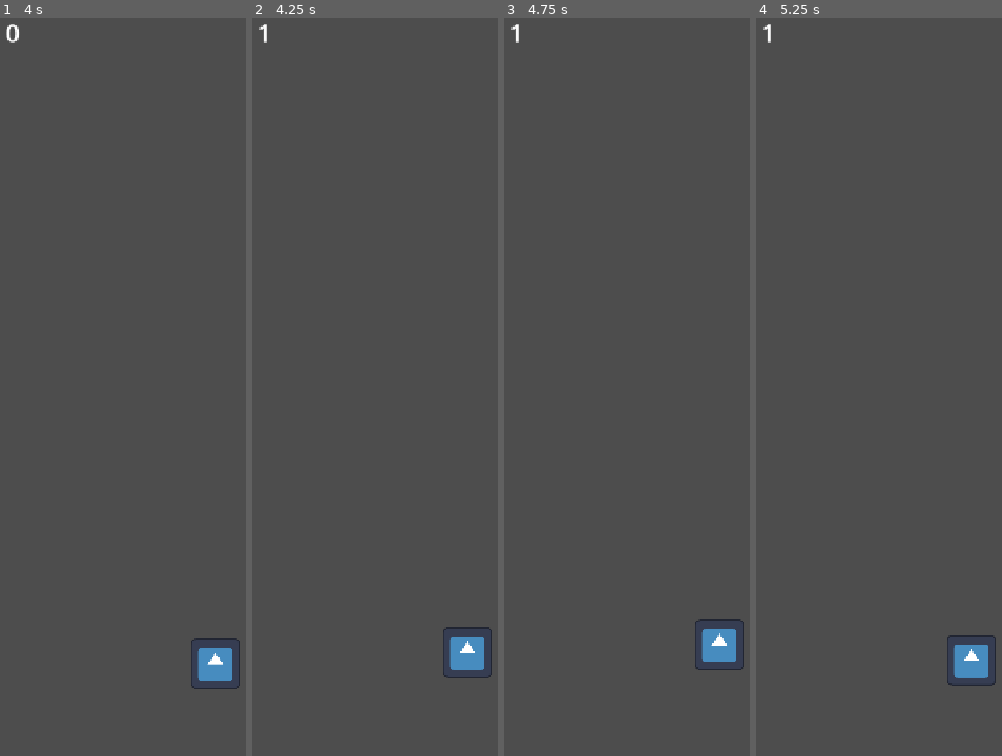
Above: before the commit, frames 1-4 (left to right).
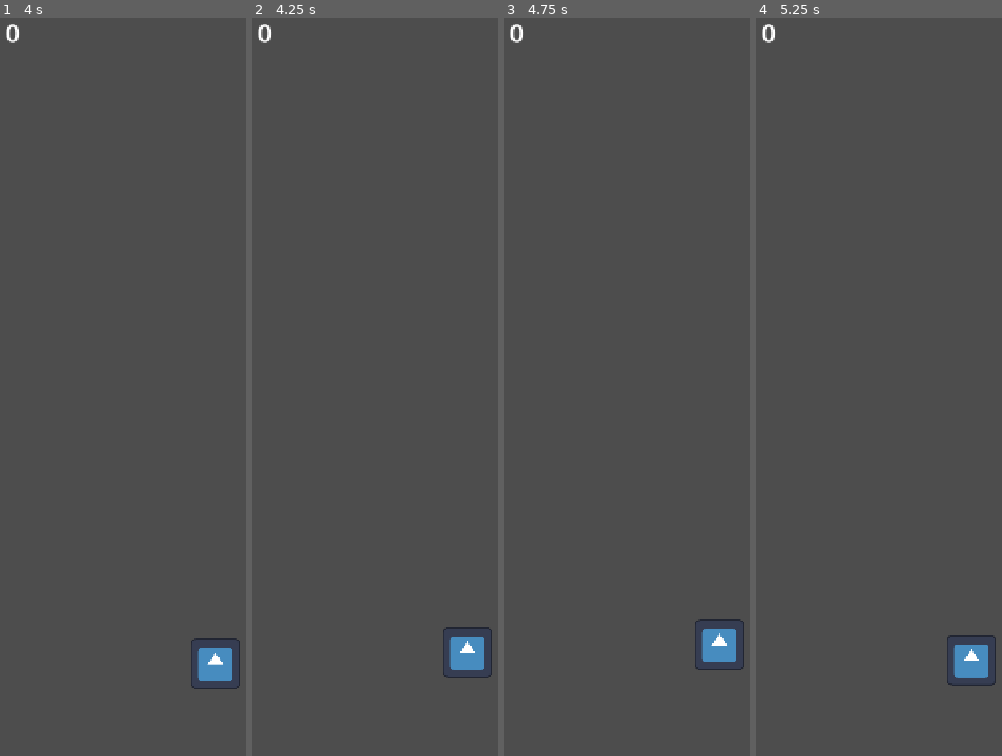
Above: after the commit, the same moments.

Repository: ilcubo/flappybird
Game: Godot game, scene res://world.tscn
Two runs of this game, one before a commit and one after it. Both use one fixed random seed, a clock stepped at 60 frames per second and the inputs below. The engine's default icon, where the game draws it, is replaced by a stand-in: a white triangle on a blue panel in a dark square.
Inputs:
- Up to frame 1 (4 s): tap Enter (ui_accept) at 0.5, 0.77, 1.52, 3.02, 3.77 s
- Up to frame 2 (4.25 s): no input
- Up to frame 3 (4.75 s): tap Enter (ui_accept) at 4.52 s
- Up to frame 4 (5.25 s): no input

Frame 1 is identical in both runs. In frame 2, 0.1% of the frame differs, in the area x 2-8%, y 0-4%; in frame 3, 0.1%; in frame 4, 0.1%.
Error in both runs: Invalid access to property or key 'game_speed' on a base object of type 'Nil'. (res://obstacle.gd:13)

Commit message:
✨ Add fully functional death screen

Diff:
--- a/bird.gd
+++ b/bird.gd
@@ -1,3 +1,4 @@
+class_name Bird
 extends CharacterBody2D
 
 
--- a/interface.gd
+++ b/interface.gd
@@ -8,9 +8,20 @@
 	score += 1
 	$ScoreLabel.text = "%d" % score
 
+func clear_score() -> void:
+	score = 0
+	$ScoreLabel.text = "0"
+
 func _on_bird_die() -> void:
 	Global.high_score = max(Global.high_score, score)
 	$GameOver/CurrentScore.text = "Score: %d" % score
 	$GameOver/HighScore.text = "High Score: %d" % Global.high_score
 	$GameOver.visible = true
 	$ScoreLabel.visible = false
+
+func _on_button_pressed() -> void:
+	clear_score()
+	$GameOver.visible = false
+	$ScoreLabel.visible = true
+	Global.game_speed = 1.0
+	get_tree().reload_current_scene()
--- a/interface.tscn
+++ b/interface.tscn
@@ -45,3 +45,5 @@
 size_flags_horizontal = 4
 theme_override_font_sizes/font_size = 50
 text = "Play Again"
+
+[connection signal="pressed" from="GameOver/Button" to="." method="_on_button_pressed"]
--- a/obstacle.gd
+++ b/obstacle.gd
@@ -16,4 +16,5 @@
 
 
 func _on_area_2d_body_entered(body: Node2D) -> void:
-	get_tree().call_group("interface", "update_score")
+	if body is Bird:
+		get_tree().call_group("interface", "update_score")
